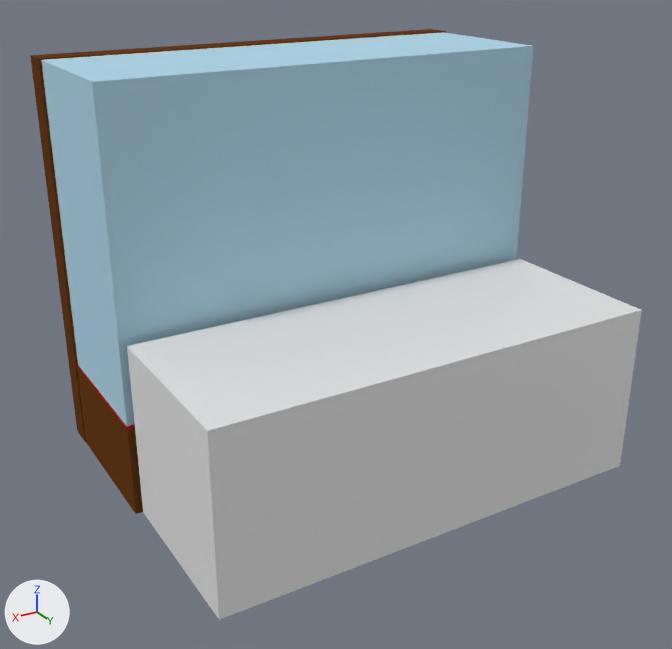
One commit to the Blender file theroom/excersizes/museum/montre_runesten.blend: the scene before it, then after it.
One viewpoint serves both versions: a 50 mm lens placed at (5.06, 9.58, 5.95), pointed at (0.04, 1.22, 1.77). Every picture has the same lights, and +X, +Y and +Z are marked at lower left.

Before the edit, the objects in view are built like this:
```python
me_cube = bpy.data.meshes.new('Cube')
me_cube.from_pydata(...)  # a box spanning x -1.0..1.0, y -1.0..1.0, z -1.0..0.4
me_cube.materials.append(mat_material_001)  # blue #b0d5e7
me_cube_003 = bpy.data.meshes.new('Cube.003')
me_cube_003.from_pydata(...)  # a box spanning x -1.0..1.0, y -1.0..1.0, z -1.0..1.0
me_cube_023 = bpy.data.meshes.new('Cube.023')
me_cube_023.from_pydata([(-1.0, -1.0, -0.13), (-1.0, -1.0, 1.0), (-1.0, 1.0, -0.13), (-1.0, 1.0, 1.0), (1.0, -1.0, -0.13), (1.0, -1.0, 1.0), (1.0, 1.0, -0.13), (1.0, 1.0, 1.0)], [], [(0, 1, 3, 2), (2, 3, 7, 6), (6, 7, 5, 4), (4, 5, 1, 0), (2, 6, 4, 0), (7, 3, 1, 5)])
for i in [5]: me_cube_023.polygons[i].material_index = 1
me_cube_023.materials.append(mat_material)  # brown #683d1a
me_cube_023.materials.append(mat_material_002)  # red #a50004
ob_cube_006 = bpy.data.objects.new('Cube.006', me_cube_023)
ob_cube_006.location = (-0.14, 0.14, 0.12)
ob_cube_006.rotation_euler = (0.0, 0.0, -0.0000529)  # degrees (0, 0, -0)
ob_cube_006.scale = (2.67, 0.943, 0.943)
ob_front_zone = bpy.data.objects.new('front.zone', me_cube_003)
ob_front_zone.location = (-0.14, 2.14, 1.04)
ob_front_zone.scale = (2.6, 1.0, 1.0)
ob_glass_001 = bpy.data.objects.new('glass.001', me_cube)
ob_glass_001.location = (-0.14, 0.08, 3.35)
ob_glass_001.rotation_euler = (0.0, 0.0, -3.142)  # degrees (0, 0, -180)
ob_glass_001.scale = (2.64, 0.943, 3.21)
# also in view: 'Cube.001' at (-0.14, -0.88, 2.33)
```
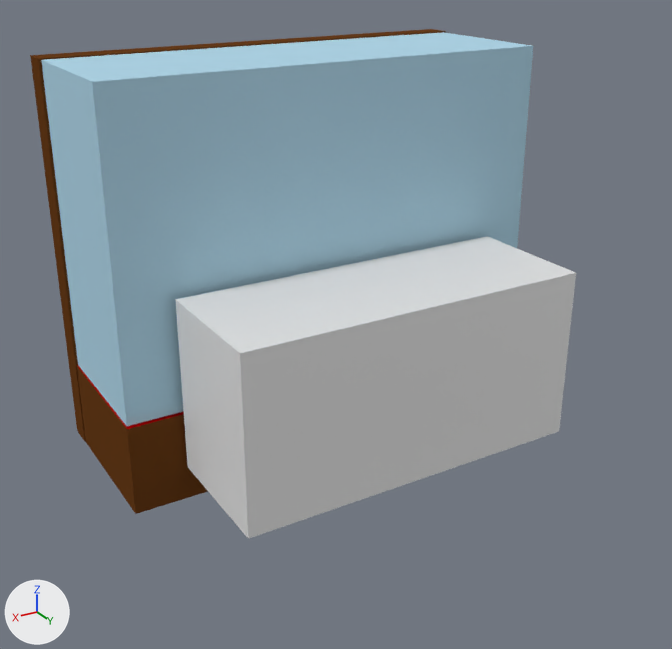
Edits to the bpy script that builds the scene:
```text
Change ob_front_zone:
    ob_front_zone.location: (-0.14, 2.14, 1.04) -> (-0.14, 1.89, 1.42)
    ob_front_zone.scale: (2.6, 1.0, 1.0) -> (2.04, 0.762, 1.0)
```

Changed parts and their boxes (x1, y1, x2, y2) in the pictures (672 x 649 px):
'front.zone', moved, rescaled (22% narrower, 16% shorter): before (127, 259, 642, 620); after (175, 236, 576, 539)
